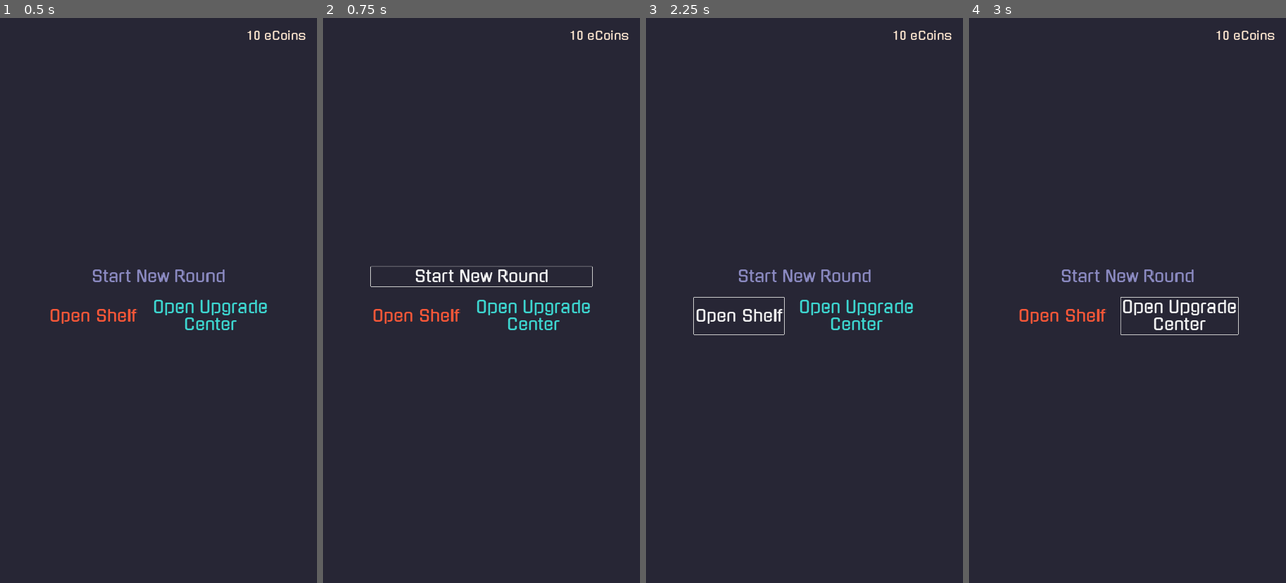
Above: before the commit, frames 1-4 (left to right).
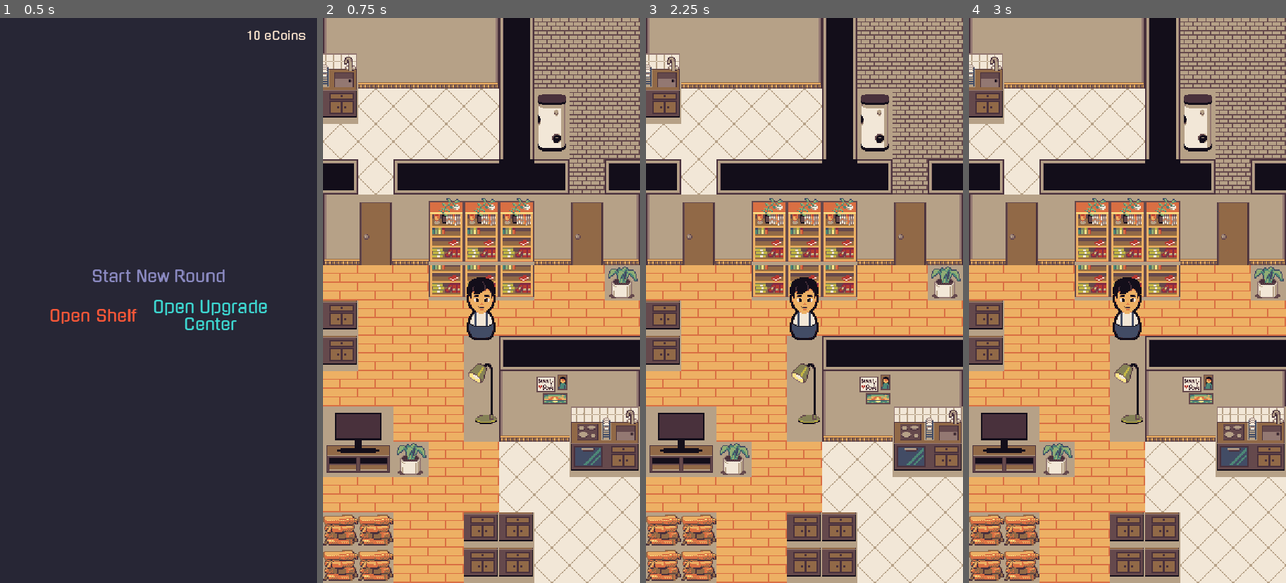
Above: after the commit, the same moments.

Repository: Spexify/emergenCity
Game: Godot game, scene res://preparePhase/home_menu.tscn
The game is run twice, just before and just after one commit, with the same random seed, the same clock (stepped at 60 frames per second) and the same inputs.
Inputs (mouse positions are in pixels of both pictures, inside the frame that each line leads up to):
- Up to frame 1 (0.5 s): no input
- Up to frame 2 (0.75 s): click "Start New Round" at 0.5 s
- Up to frame 3 (2.25 s): click (804, 277) at 1.25 s, where only the run before the commit has a clickable "Start New Round"; click (737, 317) at 2 s, where only the run before the commit has a clickable "Open Shelf"
- Up to frame 4 (3 s): click (1178, 317) at 2.75 s, where only the run before the commit has a clickable "Open Upgrade Center"

Frame 1 is identical in both runs. In frame 2, 100% of the frame differs, in the area x 0-100%, y 0-100%; in frame 3, 100%; in frame 4, 100%.

Commit message:
Link Crisis Phase

Diff:
--- a/godot/preparePhase/home_menu.gd
+++ b/godot/preparePhase/home_menu.gd
@@ -1,9 +1,7 @@
 extends Control
 
 func _on_start_round_pressed():
-	pass
-	# Todo: link crisis phase Scene
-	# get_tree().change_scene_to_file("res://levels/crisis_phase.tscn")
+	get_tree().change_scene_to_file("res://levels/crisis_phase.tscn")
 
 
 func _on_shelf_pressed():
